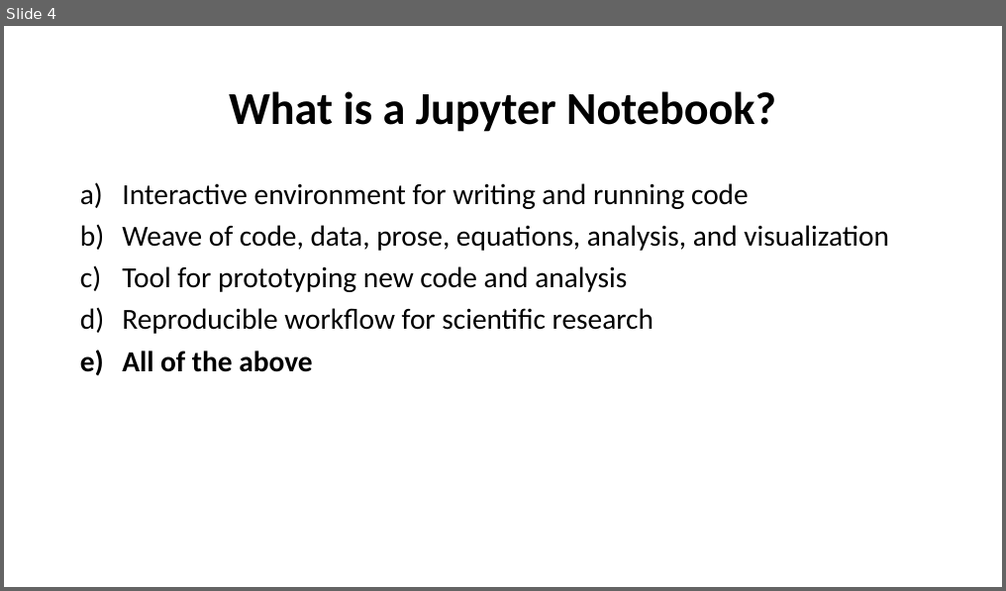
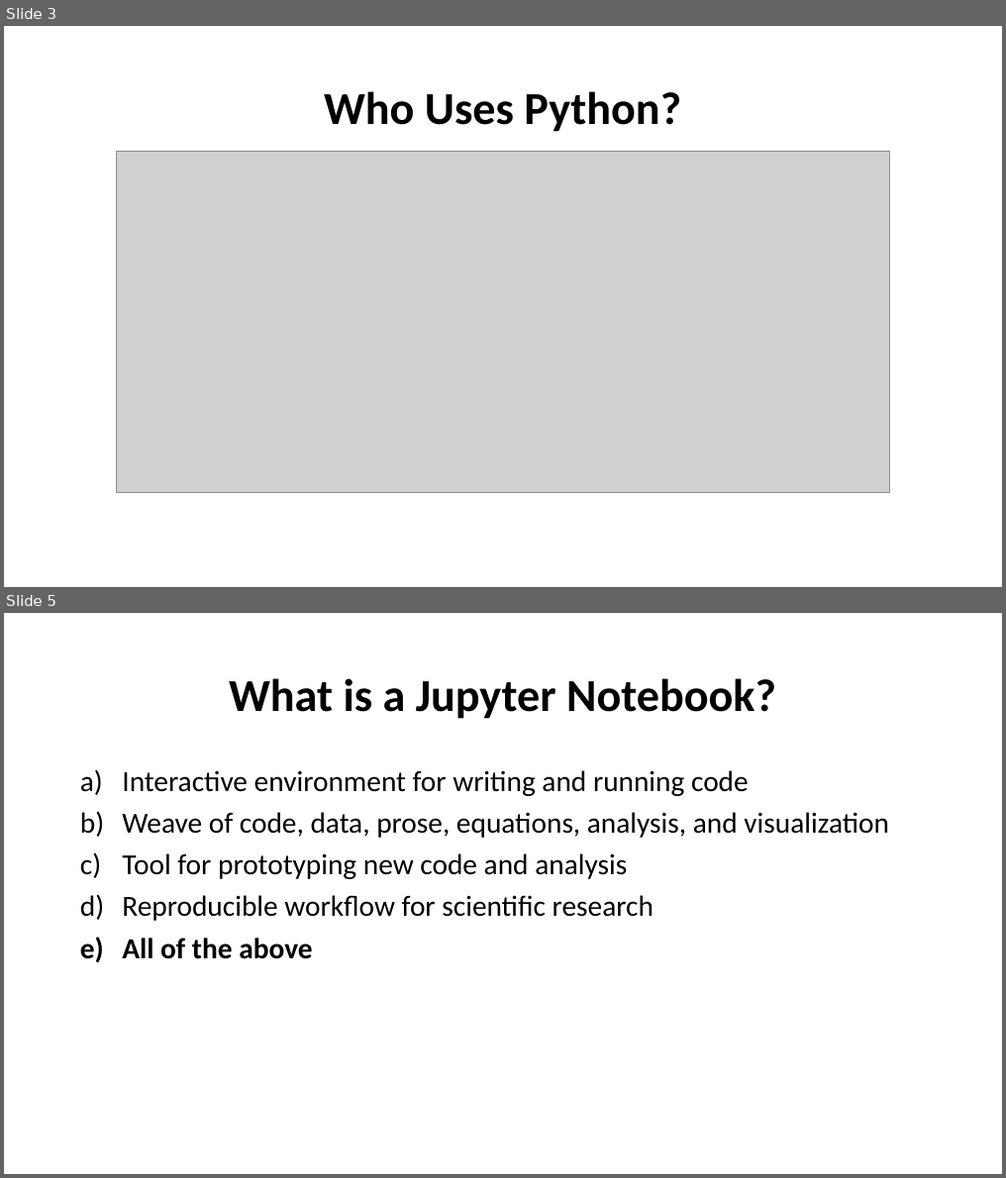
Before and after one commit to rohit-mehra/python_intro, a slide deck: Python.pptx. Shown one above the other, each under a label of ours: slide 4 before the commit, slides 3 and 5 after it; the slides between them are not shown. The pictures are 1006x591 and 1006x1178 pixels, drawn with LibreOffice and Linux fonts; fonts in the diff are those of the drawing; grey boxes stand for pictures. Boxes give left, top, right and bottom in pixels: in the first picture for what was removed or moved away, otherwise in the second. Text is boxed around its words. In the diff, an @@ line names an element or a change of style, - is before the commit and + after.

```diff
--- a/Python.pptx
+++ b/Python.pptx
@@ slide 3 added at (4, 26, 1002, 587), background #FFFFFF @@
@@ title added at (324, 91, 681, 132), 44 pt, text #000000, bold @@
+Who Uses Python?
@@ picture added at (116, 152, 890, 493) @@
@@ what was slide 4 is now slide 5 @@
```
Also in this commit, not shown: 4 slides changed, 5 slides removed, 10 other files.
